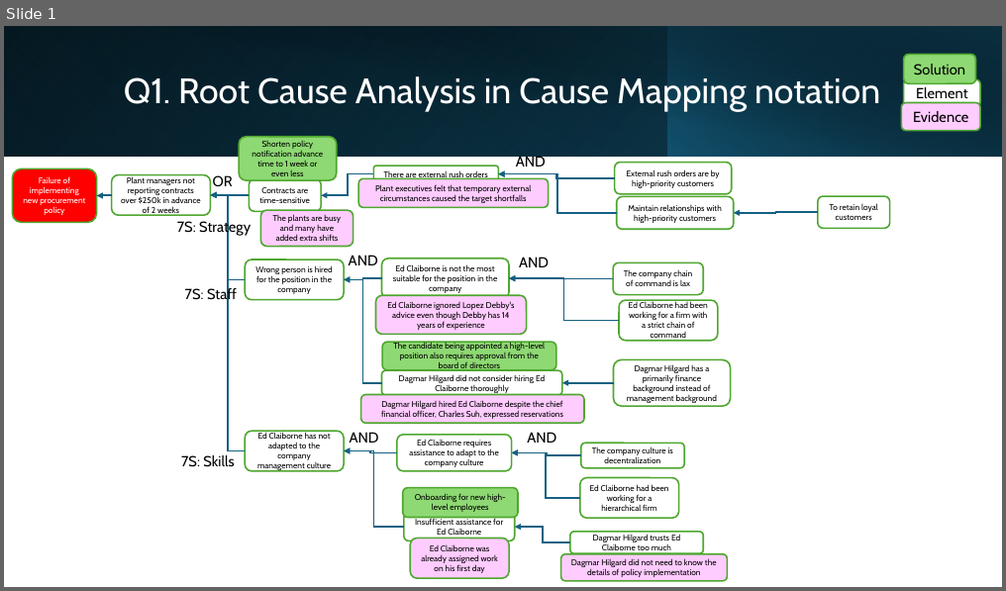
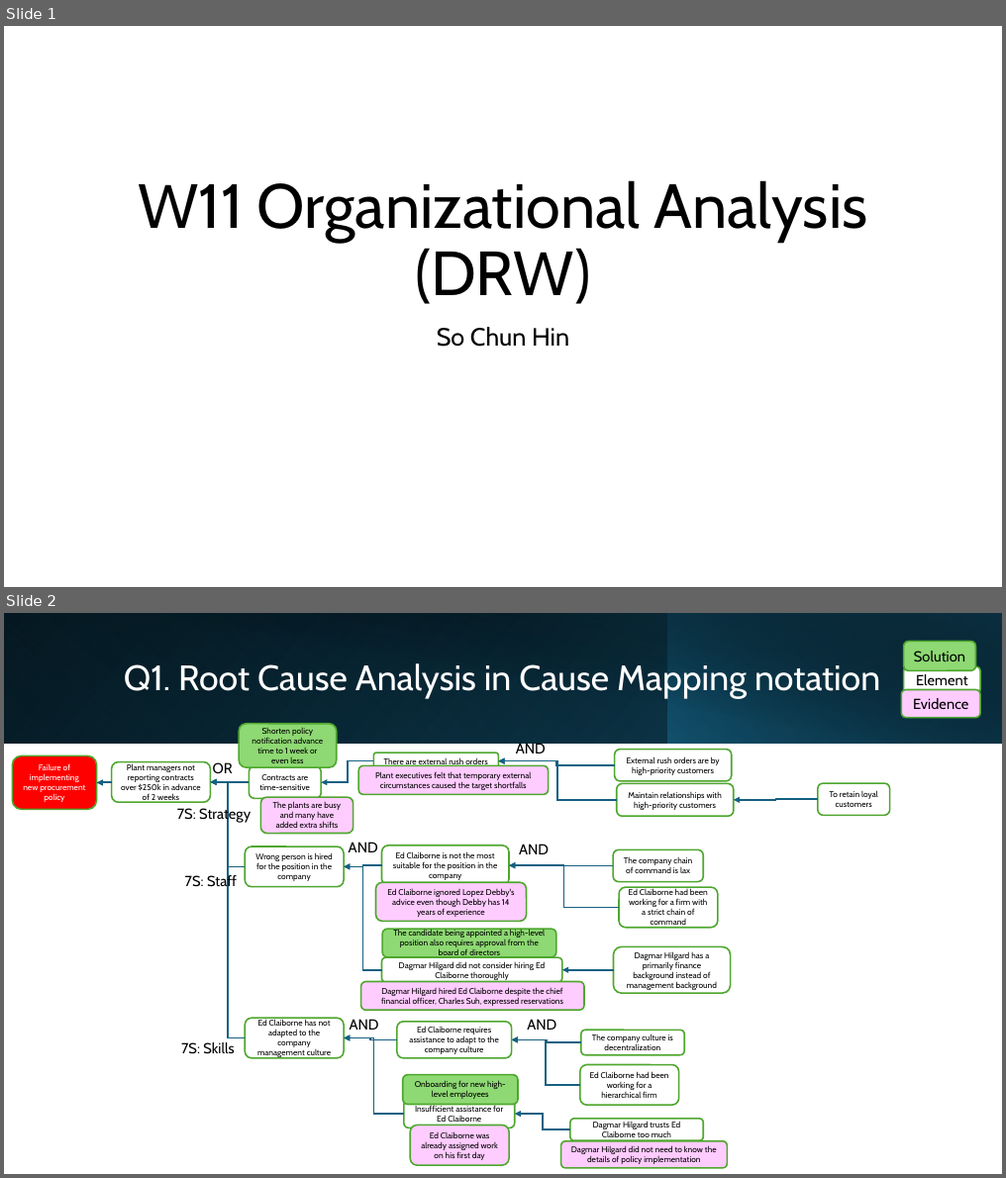
Before and after one commit to polyipseity/information, a slide deck: special/academia/HKUST/TEMG 3950/assignment W11/W11 Organizational Analysis (DRW).pptx. Shown one above the other, each under a label of ours: slide 1 before the commit, slides 1 and 2 after it. The pictures are 1006x591 and 1006x1178 pixels, drawn with LibreOffice and Linux fonts; fonts in the diff are those of the drawing. Boxes give left, top, right and bottom in pixels: in the first picture for what was removed or moved away, otherwise in the second. Text is boxed around its words. In the diff, an @@ line names an element or a change of style, - is before the commit and + after.

Commit message:
Improve TEMG 3950 W11 assignment

Private-commit: 6cc12faf4707c32f5885404ac95e2060b83a2af5

```diff
--- a/special/academia/HKUST/TEMG 3950/assignment W11/W11 Organizational Analysis (DRW).pptx
+++ b/special/academia/HKUST/TEMG 3950/assignment W11/W11 Organizational Analysis (DRW).pptx
@@ slide 1 added at [4, 26, 1002, 587], background #FFFFFF @@
@@ title added at [139, 180, 868, 304], 60 pt, text #000000 @@
+W11 Organizational Analysis (DRW)
@@ subtitle added at [437, 327, 569, 347], 24 pt, text #000000 @@
+So Chun Hin
@@ what was slide 1 is now slide 2 @@
```
